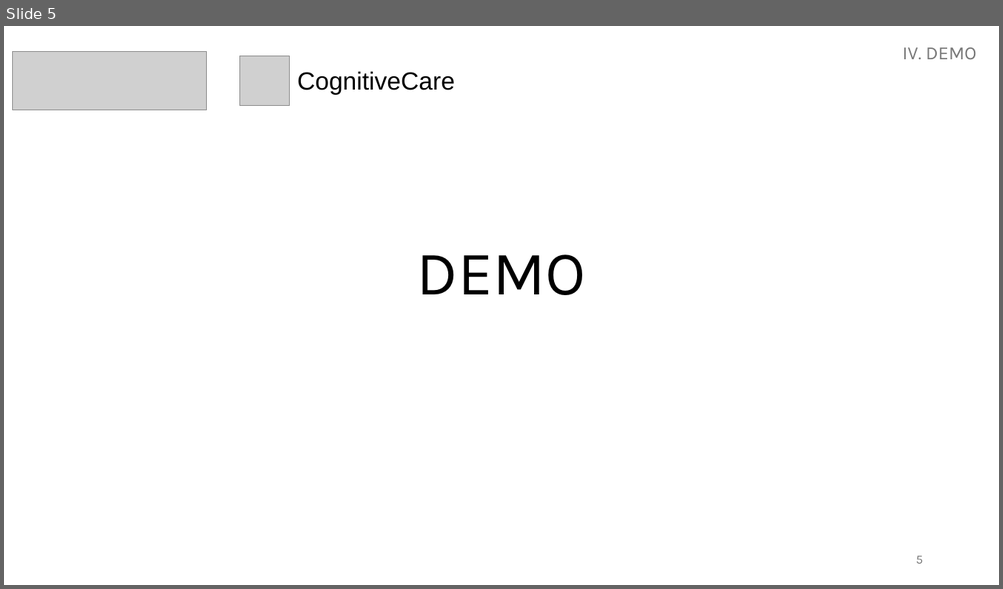
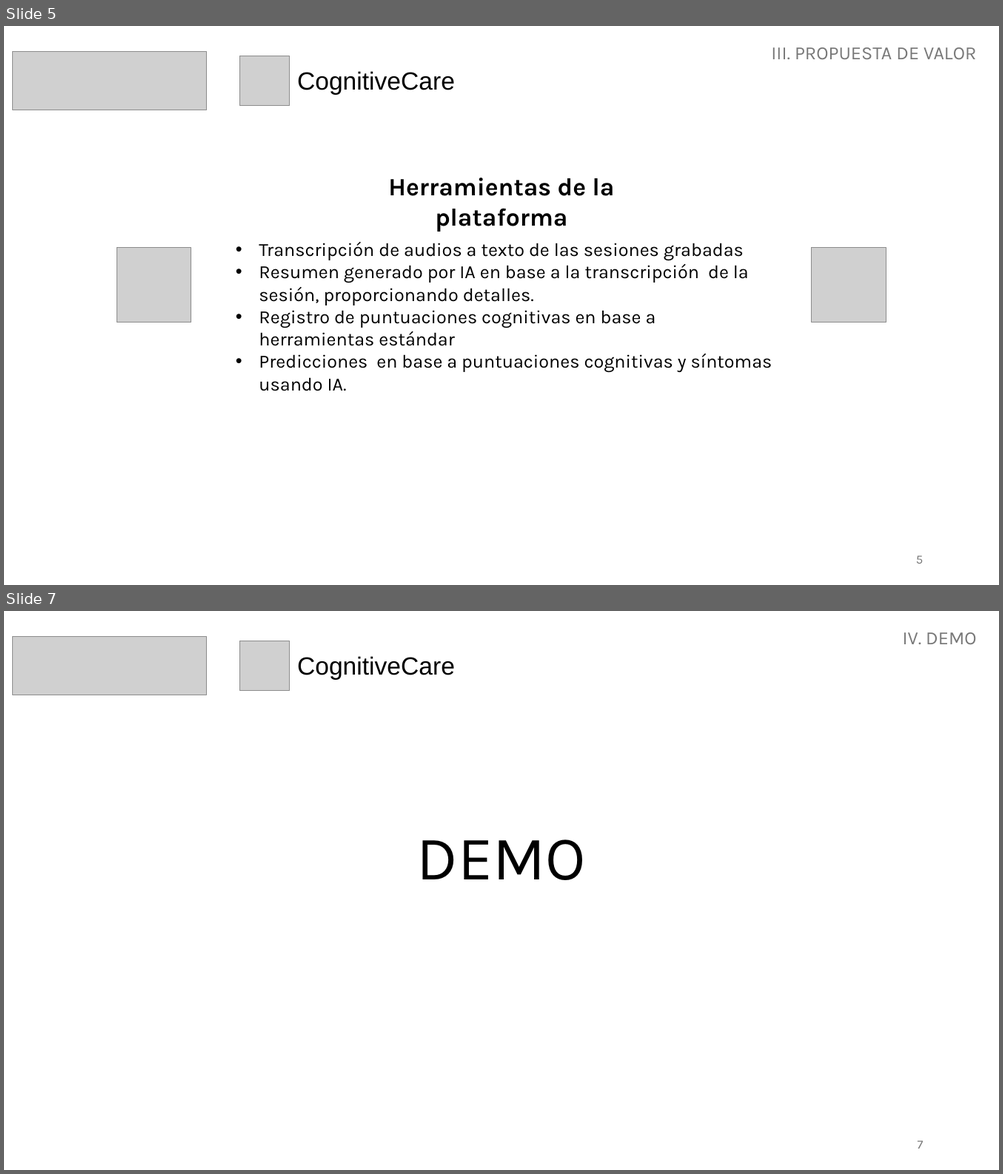
Before and after one commit to Daranix/cognitive-care, a slide deck: cognitive-care-doc-references/20241124_hackathon.pptx. Shown one above the other, each under a label of ours: slide 5 before the commit, slides 5 and 7 after it; the slides between them are not shown. The pictures are 1003x589 and 1003x1174 pixels, drawn with LibreOffice and Linux fonts; fonts in the diff are those of the drawing; grey boxes stand for pictures. Boxes give left, top, right and bottom in pixels: in the first picture for what was removed or moved away, otherwise in the second. Text is boxed around its words. In the diff, an @@ line names an element or a change of style, - is before the commit and + after.

Commit message:
Update pptx

```diff
--- a/cognitive-care-doc-references/20241124_hackathon.pptx
+++ b/cognitive-care-doc-references/20241124_hackathon.pptx
@@ slide 5 added at (x1=4, y1=26, x2=999, y2=585), background #FFFFFF @@
@@ text added at (x1=771, y1=47, x2=976, y2=59), 18 pt, text #797979 @@
+III. PROPUESTA DE VALOR
@@ picture added at (x1=13, y1=51, x2=207, y2=110) @@
@@ picture added at (x1=240, y1=56, x2=290, y2=106) @@
@@ text added at (x1=297, y1=71, x2=455, y2=95), 24 pt, text #000000 @@
+CognitiveCare
@@ text added at (x1=388, y1=178, x2=614, y2=232), 24 pt, text #000000, bold @@
+Herramientas de la plataforma
@@ picture added at (x1=116, y1=247, x2=191, y2=322) @@
@@ text added at (x1=259, y1=242, x2=772, y2=392), 18 pt, text #000000 @@
+• Transcripción de audios a texto de las sesiones grabadas
+• Resumen generado por IA en base a la transcripción de la sesión, proporcionando detalles.
+• Registro de puntuaciones cognitivas en base a herramientas estándar
+• Predicciones en base a puntuaciones cognitivas y síntomas usando IA.
@@ picture added at (x1=811, y1=247, x2=886, y2=322) @@
@@ page number added at (x1=916, y1=556, x2=922, y2=564), 12 pt, text #797979 @@
+5
@@ what was slide 5 is now slide 7 @@
@@ page number at (x1=917, y1=1141, x2=923, y2=1149): text changed @@
-5
+7
```
Also in this commit, not shown: 1 other slide added.
